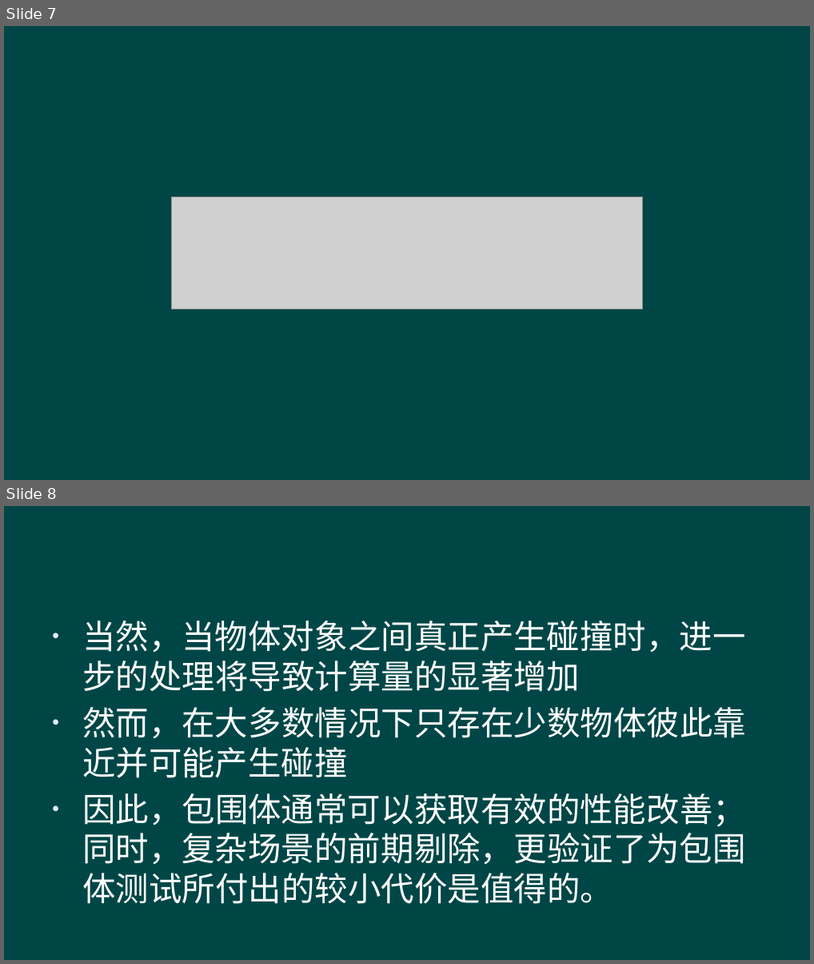
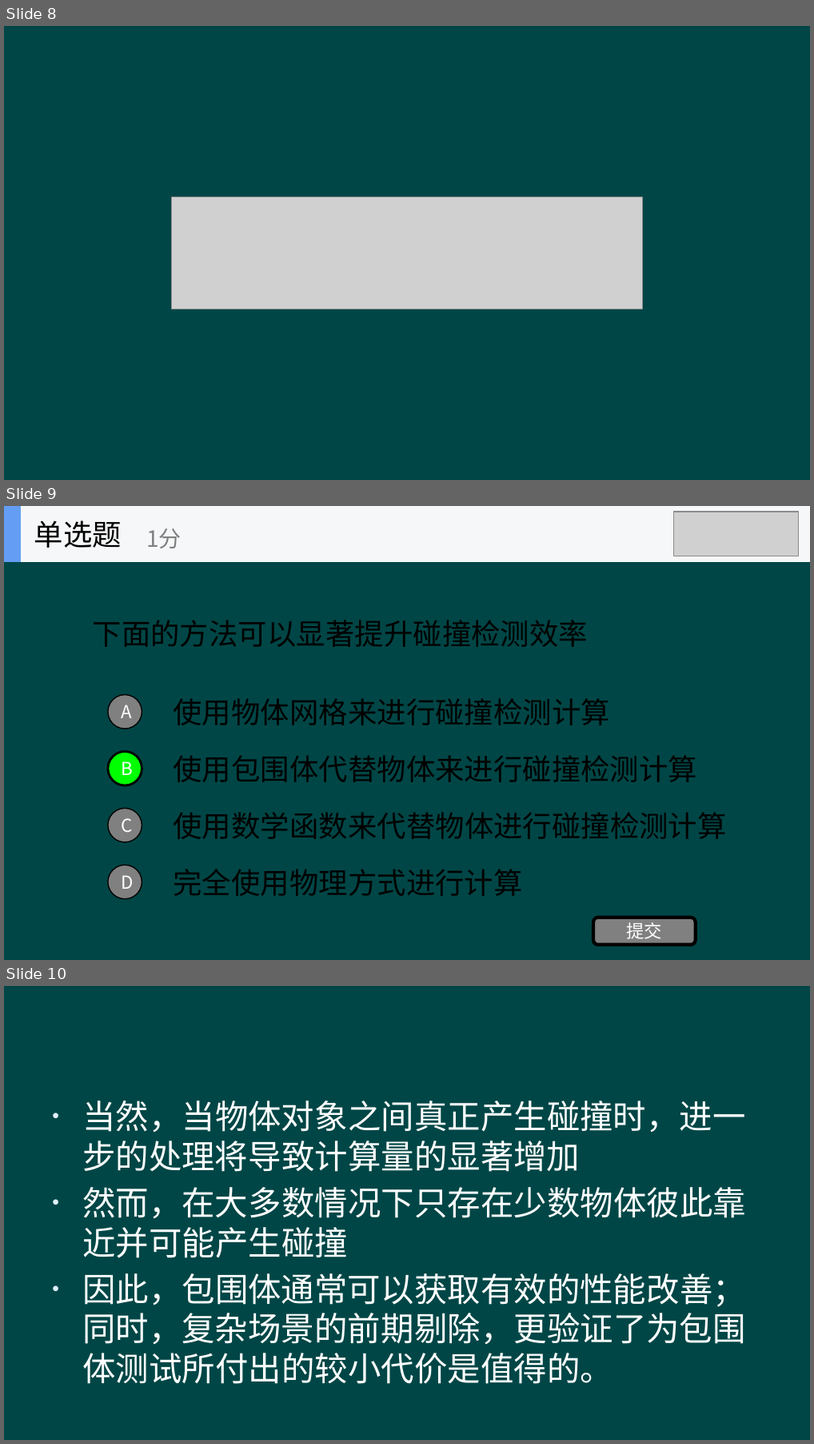
Before and after one commit to hanhonglei/Course_GameEngine, a slide deck: Slides/Principle/9 碰撞检测/9 碰撞检测.pptx. Shown one above the other, each under a label of ours: slides 7 and 8 before the commit, slides 8, 9 and 10 after it. The pictures are 814x964 and 814x1444 pixels, drawn with LibreOffice and Linux fonts; fonts in the diff are those of the drawing; grey boxes stand for pictures; background and template pictures are left out. Boxes give left, top, right and bottom in pixels: in the first picture for what was removed or moved away, otherwise in the second. Text is boxed around its words. In the diff, an @@ line names an element or a change of style, - is before the commit and + after.

```diff
--- a/Slides/Principle/9 碰撞检测/9 碰撞检测.pptx
+++ b/Slides/Principle/9 碰撞检测/9 碰撞检测.pptx
@@ slide 9 added at (x1=4, y1=506, x2=810, y2=960), background #004646 @@
@@ group added at (x1=4, y1=506, x2=810, y2=562): 2 rectangles, 2 texts @@
+单选题
+1分
@@ picture added at (x1=674, y1=512, x2=800, y2=557) @@
@@ text added at (x1=93, y1=620, x2=589, y2=647), 26 pt, text #000000 @@
+下面的方法可以显著提升碰撞检测效率
@@ ellipse added at (x1=108, y1=695, x2=142, y2=728), fill #808080, outline #000000 1 pt, 16 pt, text #FFFFFF @@
+A
@@ text added at (x1=173, y1=698, x2=610, y2=725), 26 pt, text #000000 @@
+使用物体网格来进行碰撞检测计算
@@ ellipse added at (x1=108, y1=751, x2=142, y2=785), fill #00FF00, outline #000000 2 pt, 16 pt, text #FFFFFF @@
+B
@@ text added at (x1=173, y1=755, x2=698, y2=782), 26 pt, text #000000 @@
+使用包围体代替物体来进行碰撞检测计算
@@ ellipse added at (x1=108, y1=808, x2=142, y2=841), fill #808080, outline #000000 1 pt, 16 pt, text #FFFFFF @@
+C
@@ text added at (x1=174, y1=812, x2=727, y2=839), 26 pt, text #000000 @@
+使用数学函数来代替物体进行碰撞检测计算
@@ ellipse added at (x1=108, y1=865, x2=142, y2=899), fill #808080, outline #000000 1 pt, 16 pt, text #FFFFFF @@
+D
@@ text added at (x1=173, y1=868, x2=522, y2=896), 26 pt, text #000000 @@
+完全使用物理方式进行计算
@@ rounded rectangle added at (x1=594, y1=917, x2=696, y2=944), fill #808080, outline #000000 3 pt, 16 pt, text #FFFFFF @@
+提交
@@ what was slide 7 is now slide 8 @@
@@ what was slide 8 is now slide 10 @@
```
Also in this commit, not shown: 1 slide changed, 5 other slides added, 1 slide removed, 5 other files.
